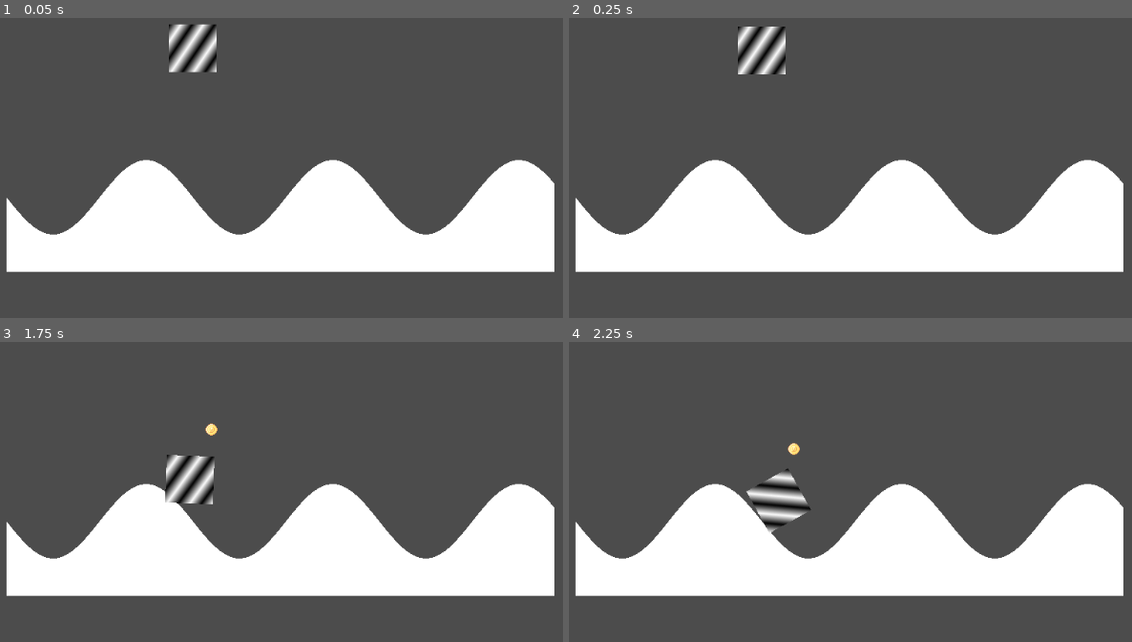
Above: before the commit, frames 1-4 (two rows, left to right).
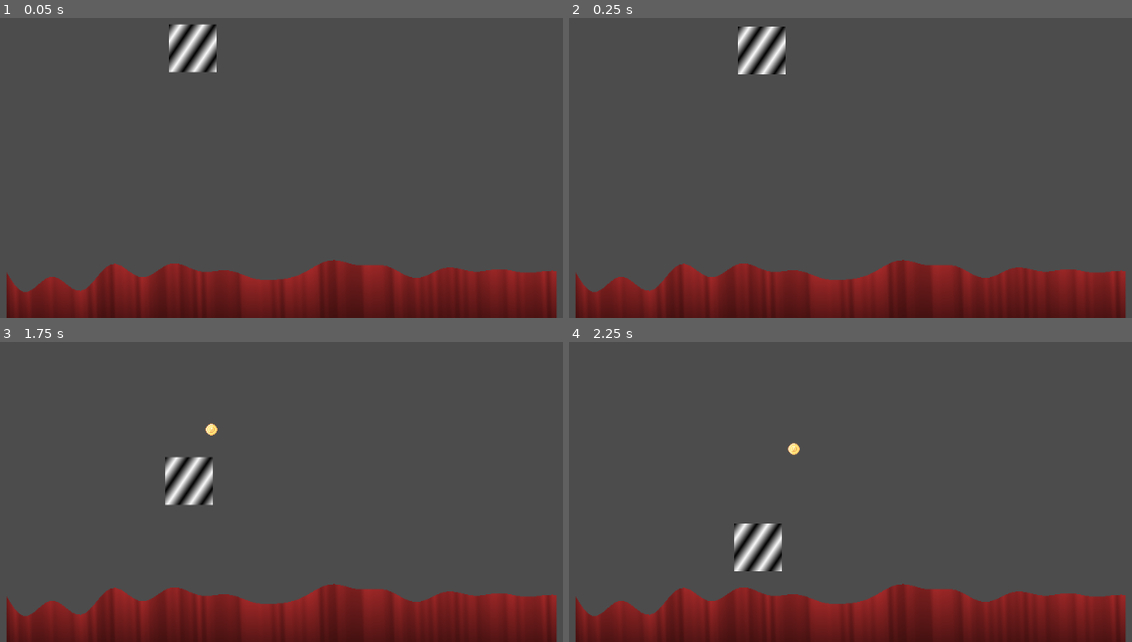
Above: after the commit, the same moments.

Repository: tokkoro/ggj23-juuret
Game: Godot game, scene res://terrain/terraingen-debug.tscn
Same seed, same stepped clock (60 frames per second), same inputs: the game is played once before the commit and once after it. The engine's default icon, where the game draws it, is replaced by a stand-in: a white triangle on a blue panel in a dark square.
Inputs:
- Up to frame 1 (0.05 s): no input
- Up to frame 2 (0.25 s): no input
- Up to frame 3 (1.75 s): hold Space (throw) 0.53-1.28 s; tap Space (throw) at 1.35 s
- Up to frame 4 (2.25 s): hold Space (throw) from 2.03 s (still down)

The runs differ from the first frame. In frame 1, 38% of the frame differs, in the area x 1-99%, y 47-100%; in frame 2, 38%; in frame 3, 38%; in frame 4, 39%, in the area x 1-99%, y 42-100%.

Commit message:
Betterify terrain gen (waves and color); Add gitignore

Diff:
--- a/terrain/terraingen-node.tscn
+++ b/terrain/terraingen-node.tscn
@@ -7,6 +7,6 @@
 
 [node name="terrain_mesh" type="MeshInstance2D" parent="."]
 
-[node name="StaticBody2D" type="StaticBody2D" parent="."]
+[node name="terrain_body" type="StaticBody2D" parent="."]
 
-[node name="CollisionPolygon2D" type="CollisionPolygon2D" parent="StaticBody2D"]
+[node name="poly" type="CollisionPolygon2D" parent="terrain_body"]
--- a/terrain/terraingen.gd
+++ b/terrain/terraingen.gd
@@ -1,5 +1,6 @@
 extends Node2D
 
+var ground_far_color: Color = Color.brown.linear_interpolate(Color.black, 0.75);
 
 # Declare member variables here. Examples:
 # var a = 2
@@ -8,54 +9,90 @@
 
 # Called when the node enters the scene tree for the first time.
 func _ready():
-	genterrain(750, 100);
+	randomize();
+	genterrain(750, 100, 100, rand_range(0, 1e16));
 
 # Called every frame. 'delta' is the elapsed time since the previous frame.
 #func _process(delta):
 #	pass
 
-func genterrain(width: float, height: float):
+class GroundPoint:
+	var p: Vector2
+	var color: Color
+
+
+func genterrain(width: float, height: float, offset: float, seed_v: float):
 	print("Generate terrain!");
 
-	var verts = PoolVector2Array()
+	var sc: float = 100;
+	var division_count = 128;
 
-	var sc: float = 100;
-	var wave_h: float = 50;
-	var division_count = 100;
+	var wave_h: float = 40;
+	var wave_f_arr = [];
+	var rand_h = 0;
+	var rand_gen = RandomNumberGenerator.new()
+	rand_gen.seed = seed_v;
+	for wave_i in range(0, 8):
+		wave_f_arr.push_back(rand_gen.randf() * 20);
 
 	var ground_points = [];
-
 	for i in range(0, division_count):
 		var i_f = float(i);
 		var t: float = i_f / division_count;
 		var x = t * width;
 
-		ground_points.push_back(Vector2(
+		var gp = GroundPoint.new();
+
+		var h = 0;
+		for wave_f in wave_f_arr:
+			h += sin(wave_f * PI * t) * wave_h / wave_f_arr.size()
+
+		gp.p = Vector2(
 			t * width,
-			sin(t * PI * 6) * wave_h
-		));
+			h + offset
+		);
 
+		gp.color = Color.brown.linear_interpolate(Color.black, rand_range(0, 0.3));
+
+		ground_points.push_back(gp);
+
+	var verts = PoolVector2Array()
+	var colors = PoolColorArray()
 	for i in range(1, ground_points.size() - 1):
+		var i_a = i - 1;
+		var i_b = i;
+
+		var gp_a = ground_points[i - 1];
+		var gp_b = ground_points[i];
+
 		# a---b
 		# | \ |
 		# d---c
-		var p_a = ground_points[i - 1];
-		var p_b = ground_points[i];
-		var p_c = Vector2(p_b.x, height);
-		var p_d = Vector2(p_a.x, height);
+		var p_a = gp_a.p;
+		var p_b = gp_b.p;
+		var p_c = Vector2(p_b.x, offset + height);
+		var p_d = Vector2(p_a.x, offset + height);
 
 		verts.push_back(p_a);
+		colors.push_back(gp_a.color);
 		verts.push_back(p_b);
+		colors.push_back(gp_b.color);
 		verts.push_back(p_c);
+		colors.push_back(ground_far_color);
 
 		verts.push_back(p_a);
+		colors.push_back(gp_a.color);
 		verts.push_back(p_c);
+		colors.push_back(ground_far_color);
 		verts.push_back(p_d);
+		colors.push_back(ground_far_color);
+
 
 	# Initialize the ArrayMesh.
 	var arrs = []
 	arrs.resize(ArrayMesh.ARRAY_MAX)
 	arrs[ArrayMesh.ARRAY_VERTEX] = verts
+	arrs[ArrayMesh.ARRAY_COLOR] = colors
 
 	var arr_mesh = ArrayMesh.new()
 	arr_mesh.add_surface_from_arrays(Mesh.PRIMITIVE_TRIANGLES, arrs)
@@ -63,7 +100,8 @@
 	get_node("terrain_mesh").mesh = arr_mesh
 
 	var col = PoolVector2Array();
-	col.append_array(ground_points);
-	col.append(Vector2(ground_points.back().x, height));
-	col.append(Vector2(ground_points.front().x, height));
-	get_node("StaticBody2D/CollisionPolygon2D").polygon = col;
+	for gp in ground_points:
+		col.append(gp.p);
+	col.append(Vector2(ground_points.back().p.x, offset + height));
+	col.append(Vector2(ground_points.front().p.x, offset + height));
+	get_node("terrain_body/poly").polygon = col;
Not shown, added: .gitignore
